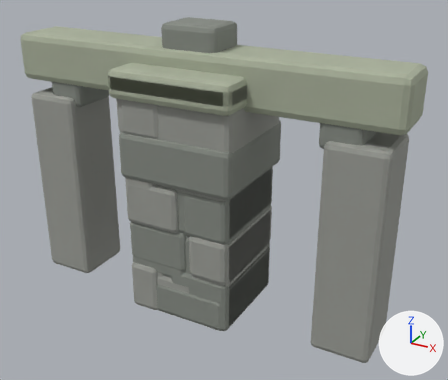
Renders of the glTF model resources/models/arch_kit.glb from each side of a commit.
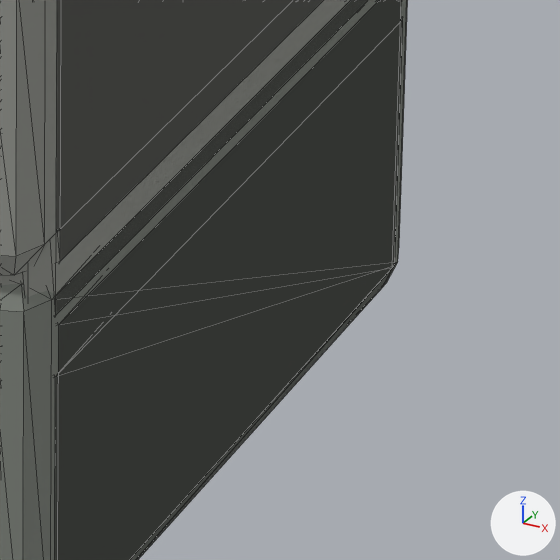
There are two pictures of each version: one whole from a 50 mm camera at (2.58, -4.3, 3.27) aimed at (0.19, 0.06, 1.09), one close up on the part from 50% to 64% of the width and 66% to 83% of the height. The lights are fixed; the arrows at lower right show +X, +Y and +Z. The older version's two pictures come first. The close-ups show mesh edges as thin lines.

The scene before the commit, as lines of its bpy script (objects in view):
```python
me_cube = bpy.data.meshes.new('Cube')
me_cube.from_pydata(...)  # 616 vertices, 1188 faces; spans x -0.55..0.55, y -0.53..0.57, z 0.0..2.18
# faces by material slot: [432, 648, 108]
me_cube.materials.append(mat_archprimary)  # grey #9b9e97
me_cube.materials.append(mat_archsecondary)  # grey #868b84
me_cube.materials.append(mat_archtrim)  # grey #aab19b
me_cube_011 = bpy.data.meshes.new('Cube.011')
me_cube_011.from_pydata(...)  # 616 vertices, 1188 faces; spans x -0.55..0.55, y -0.53..0.57, z 0.0..2.15
# faces by material slot: [540, 540, 108]
me_cube_011.materials.append(mat_archprimary)  # grey #9b9e97
me_cube_011.materials.append(mat_archsecondary)  # grey #868b84
me_cube_011.materials.append(mat_archtrim)  # grey #aab19b
me_cube_022 = bpy.data.meshes.new('Cube.022')
me_cube_022.from_pydata(...)  # 560 vertices, 1080 faces; spans x -0.55..0.55, y -0.53..0.57, z 0.0..2.19
# faces by material slot: [432, 540, 108]
me_cube_022.materials.append(mat_archprimary)  # grey #9b9e97
me_cube_022.materials.append(mat_archsecondary)  # grey #868b84
me_cube_022.materials.append(mat_archtrim)  # grey #aab19b
ob_wall0 = bpy.data.objects.new('Wall0', me_cube)
ob_wall0.location = (0.0, 0.0, 0.0)
ob_wall1 = bpy.data.objects.new('Wall1', me_cube_011)
ob_wall1.location = (0.0, 0.0, 0.0)
ob_wall2 = bpy.data.objects.new('Wall2', me_cube_022)
ob_wall2.location = (0.0, 0.0, 0.0)
```
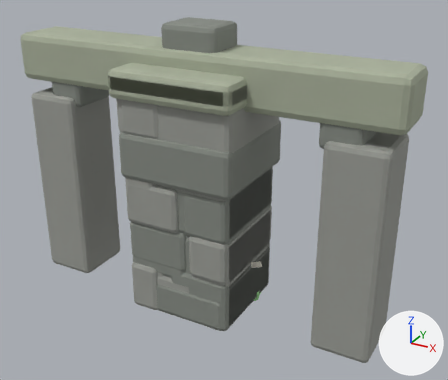
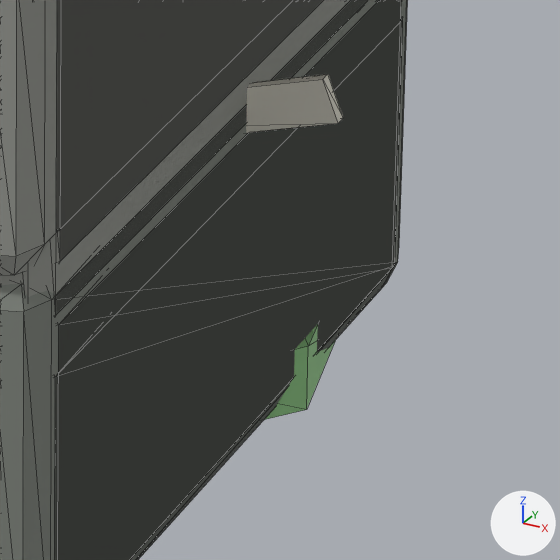
Changed parts and their boxes (x1, y1, x2, y2) in the close-ups (560 x 560 px):
'Web', added: after (246, 74, 343, 133)
'GelPool', added (green): after (264, 324, 335, 420)

The change in detail:
Material 'EcoGel' (mat_ecogel) is new.
Its base color is (0.32, 0.66, 0.28) (green #99d490).
Its roughness is 0.55.
Material 'EcoSilk' (mat_ecosilk) is new.
Its base color is (0.84, 0.81, 0.71) (white #ece8db).
Its roughness is 0.85.
Mesh me_cylinder_001 is new.
It consists of a 9-sided cylinder along z spanning x -0.414..0.414, y -0.395..0.42, z -0.025..0.025; a 7-sided cylinder along z spanning x 0.105..0.495, y 0.02..0.4, z -0.025..0.055.
It uses material mat_ecogel (green #99d490).
Mesh me_cube_049 is new.
It has 128 vertices, 192 faces and spans x -0.507..0.588, y 0.01..0.026, z 0.227..0.852.
It uses material mat_ecosilk (white #ece8db).
Object 'GelPool' (ob_gelpool) is new; it shows me_cylinder_001.
Its location is (0.0, 0.0, 0.025).
Object 'Web' (ob_web) is new; it shows me_cube_049.
Its location is (0.0, 0.0, 0.0).
